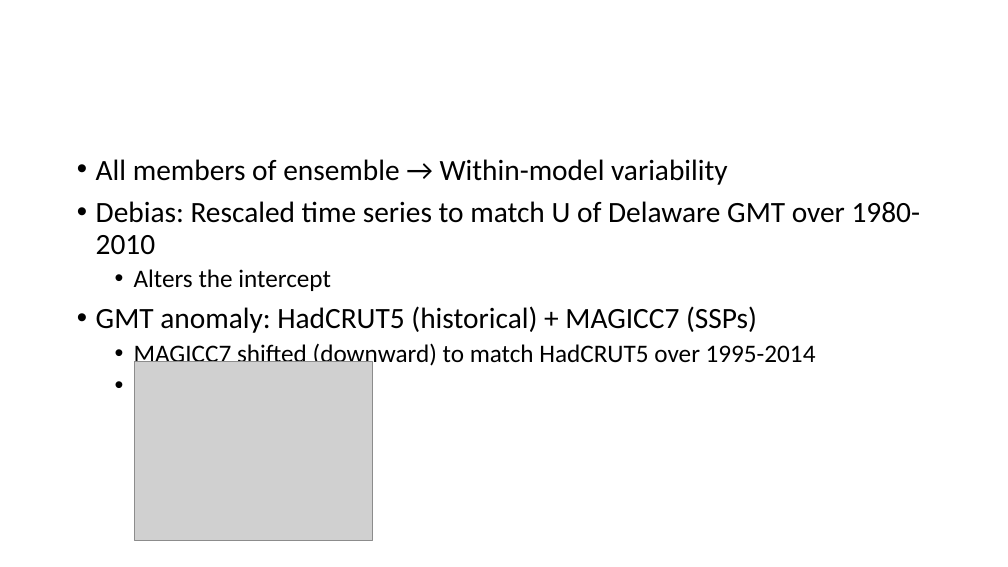
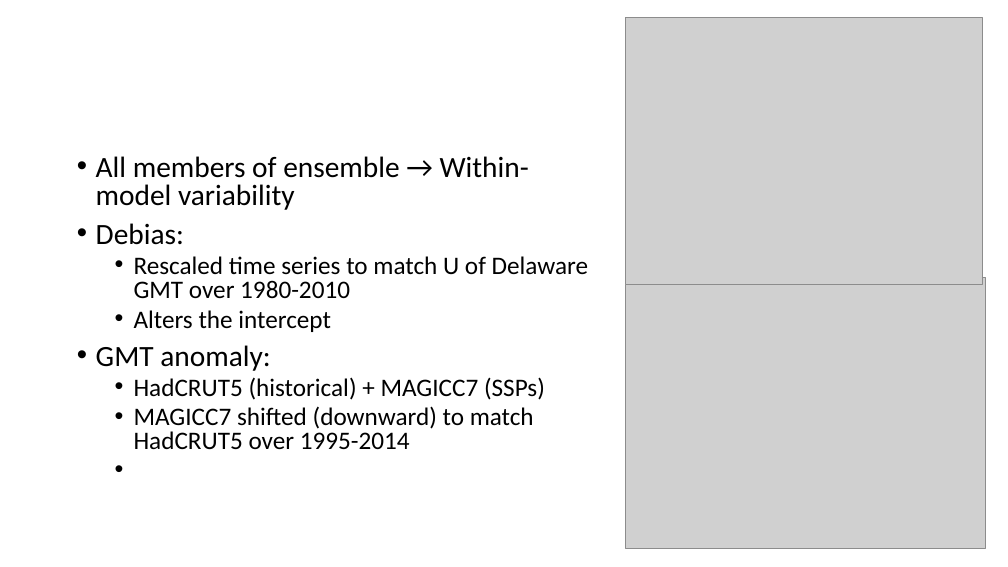
Before and after one commit to francescogranella/downscaling, a slide deck: slide 2 of presentations/18-10-2022.pptx. Drawn at 1008x567 pixels with LibreOffice and Linux fonts; fonts in the diff are those of the drawing; grey boxes stand for pictures. Boxes give left, top, right and bottom in pixels: in the first picture for what was removed or moved away, otherwise in the second. Text is boxed around its words. In the diff, an @@ line names an element or a change of style, - is before the commit and + after.

```diff
--- a/presentations/18-10-2022.pptx
+++ b/presentations/18-10-2022.pptx
@@ picture added at [625, 17, 982, 285] @@
@@ text at [96, 156, 534, 450]: line spacing 0.9 to 0.8 @@
@@ text at [96, 223, 588, 299]: text changed; size 28 to 24 pt @@
-• Debias: Rescaled time series to match U of Delaware GMT over 1980-2010
+• Debias:
+  • Rescaled time series to match U of Delaware GMT over 1980-2010
@@ picture: place and size @@
-picture at [135, 362, 373, 541]
+picture at [625, 278, 986, 548]
@@ text at [96, 345, 545, 400]: text changed; size 28 to 24 pt @@
-• GMT anomaly: HadCRUT5 (historical) + MAGICC7 (SSPs)
+• GMT anomaly:
+  • HadCRUT5 (historical) + MAGICC7 (SSPs)
```
